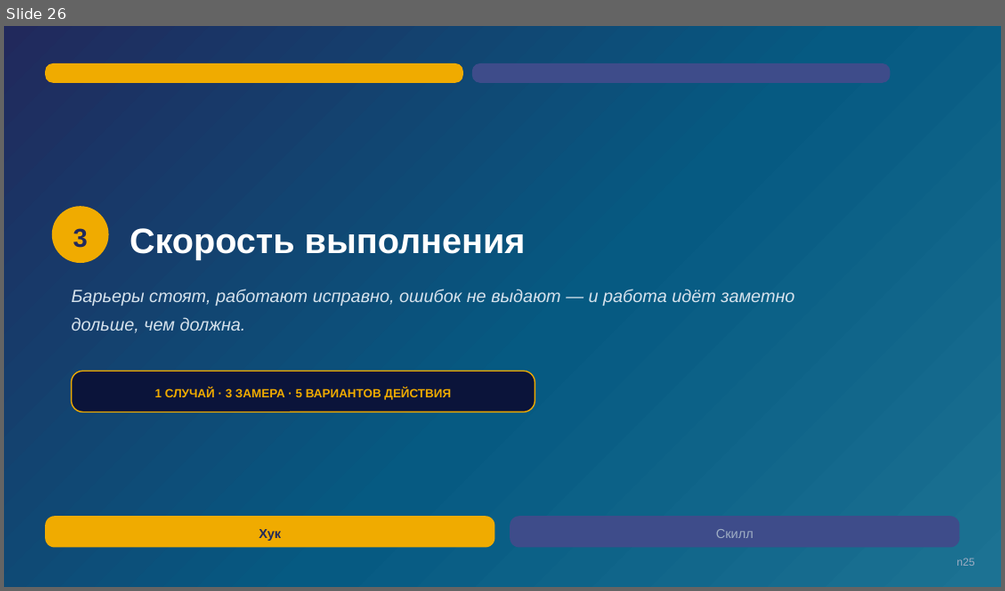
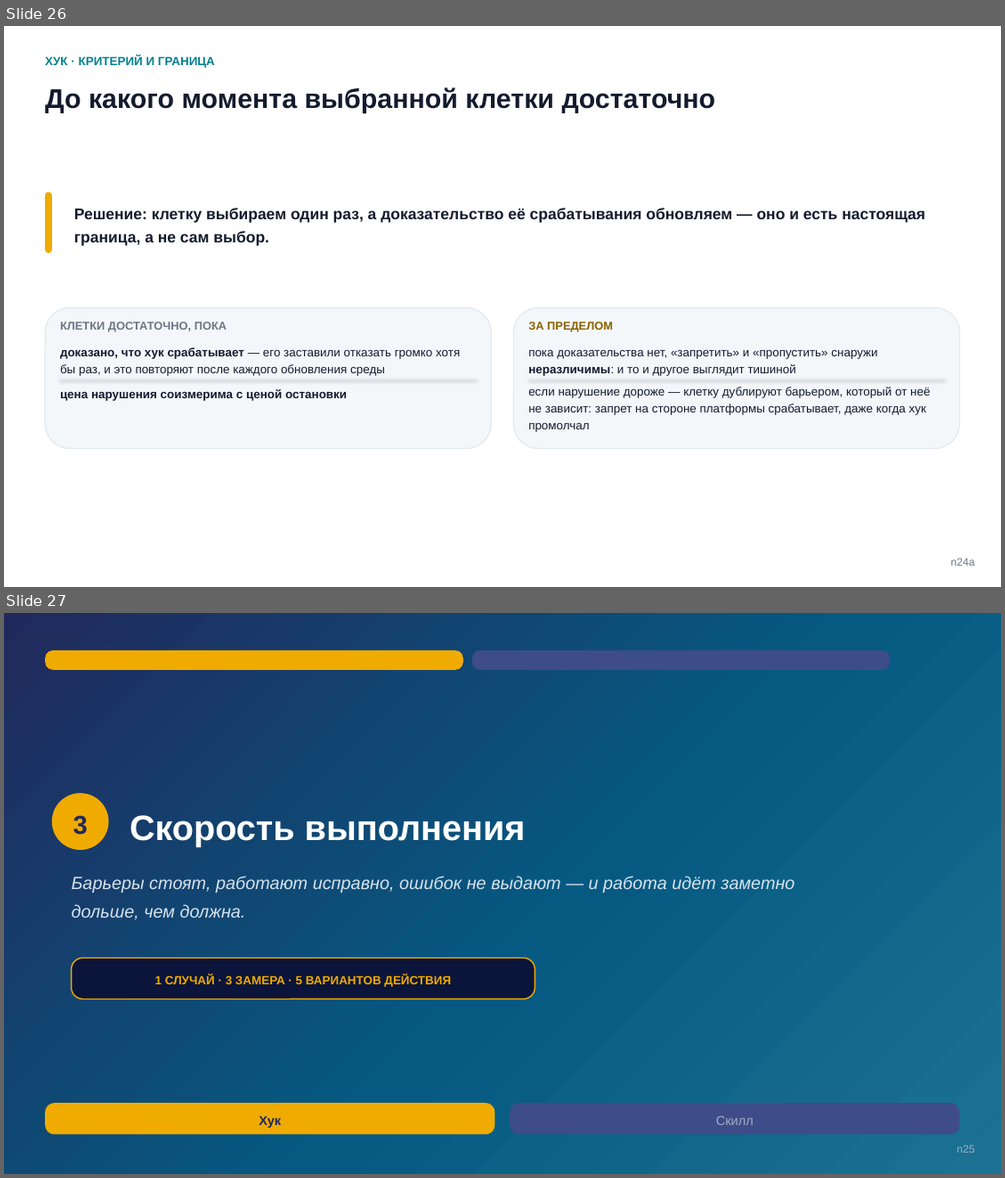
Before and after one commit to tellina-study/AI-usage-lessons, a slide deck: library/seminars/sem-05/rendered/sem-05.pptx. Shown one above the other, each under a label of ours: slide 26 before the commit, slides 26 and 27 after it. The pictures are 1005x591 and 1005x1178 pixels, drawn with LibreOffice and Linux fonts; fonts in the diff are those of the drawing. Boxes give left, top, right and bottom in pixels: in the first picture for what was removed or moved away, otherwise in the second. Text is boxed around its words. In the diff, an @@ line names an element or a change of style, - is before the commit and + after.

Commit message:
Заметки блока хуков стали речью, предел применимости второго кейса вернулся, подсветка с карты снята, расхождение 51/52 с закрыто #211

```diff
--- a/library/seminars/sem-05/rendered/sem-05.pptx
+++ b/library/seminars/sem-05/rendered/sem-05.pptx
@@ slide 26 added at bbox=[4, 26, 1001, 587], background #FFFFFF @@
@@ text added at bbox=[45, 56, 215, 68], 11.5 pt, text #028090, bold @@
+ХУК · КРИТЕРИЙ И ГРАНИЦА
@@ text added at bbox=[45, 87, 716, 113], 26 pt, text #141B2E, bold @@
+До какого момента выбранной клетки достаточно
@@ rounded rectangle added at bbox=[45, 192, 52, 253], fill #F0AB00 @@
@@ text added at bbox=[74, 208, 925, 246], 15 pt, text #141B2E, bold @@
+Решение: клетку выбираем один раз, а доказательство её срабатывания обновляем — оно и есть настоящая граница, а не сам выбор.
@@ rounded rectangle added at bbox=[45, 308, 491, 449], fill #F4F7FA, outline #E5EAF0 1.2 pt @@
@@ rounded rectangle added at bbox=[514, 308, 960, 449], fill #F4F7FA, outline #E5EAF0 1.2 pt @@
@@ text added at bbox=[60, 321, 226, 332], 11 pt, text #6B7685, bold @@
+КЛЕТКИ ДОСТАТОЧНО, ПОКА
@@ text added at bbox=[528, 321, 613, 332], 11 pt, text #8A6200, bold @@
+ЗА ПРЕДЕЛОМ
@@ text added at bbox=[60, 347, 460, 376], 11.5 pt, text #141B2E @@
+доказано, что хук срабатывает — его заставили отказать громко хотя бы раз, и это повторяют после каждого обновления среды
@@ text added at bbox=[528, 349, 877, 376], 11.5 pt, text #141B2E @@
+пока доказательства нет, «запретить» и «пропустить» снаружи неразличимы: и то и другое выглядит тишиной
@@ line added from (60, 379) to (477, 379), #E5EAF0 0.75 pt @@
@@ text added at bbox=[60, 389, 347, 401], 11.5 pt, text #141B2E, bold @@
+цена нарушения соизмерима с ценой остановки
@@ line added from (528, 379) to (945, 379), #E5EAF0 0.75 pt @@
@@ text added at bbox=[528, 386, 930, 432], 11.5 pt, text #141B2E @@
+если нарушение дороже — клетку дублируют барьером, который от неё не зависит: запрет на стороне платформы срабатывает, даже когда хук промолчал
@@ text added at bbox=[951, 557, 975, 565], 10.5 pt, text #6B7685 @@
+n24a
@@ what was slide 26 is now slide 27 @@
```
Also in this commit, not shown: 7 slides changed, 21 other files.
